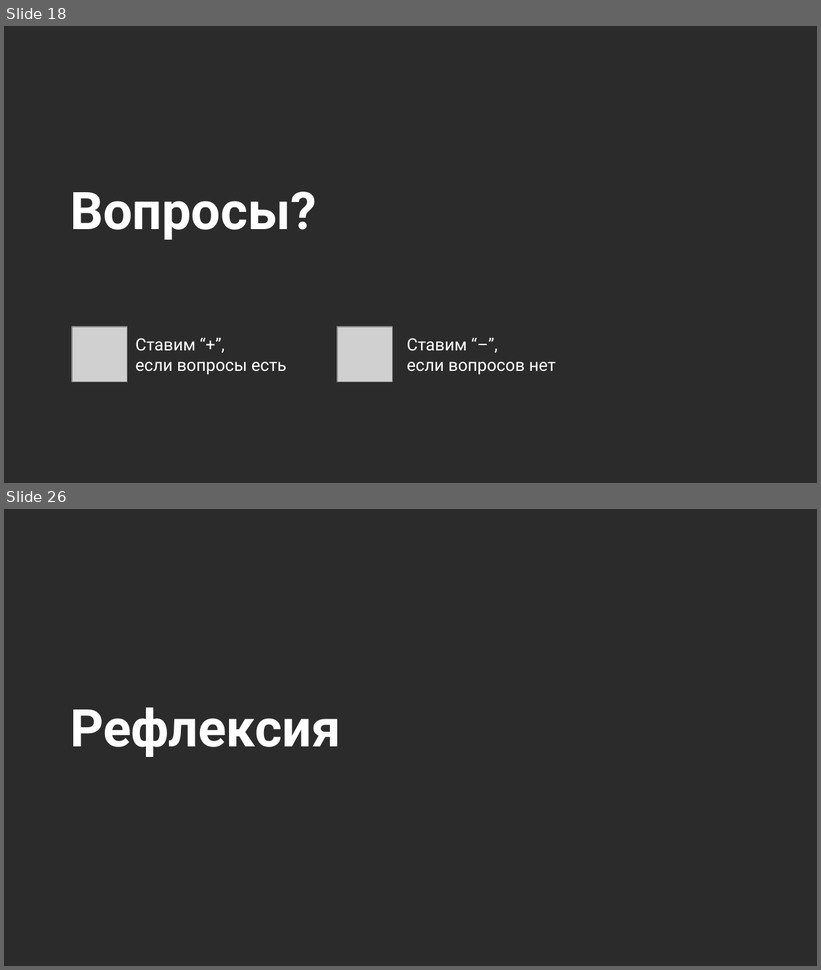
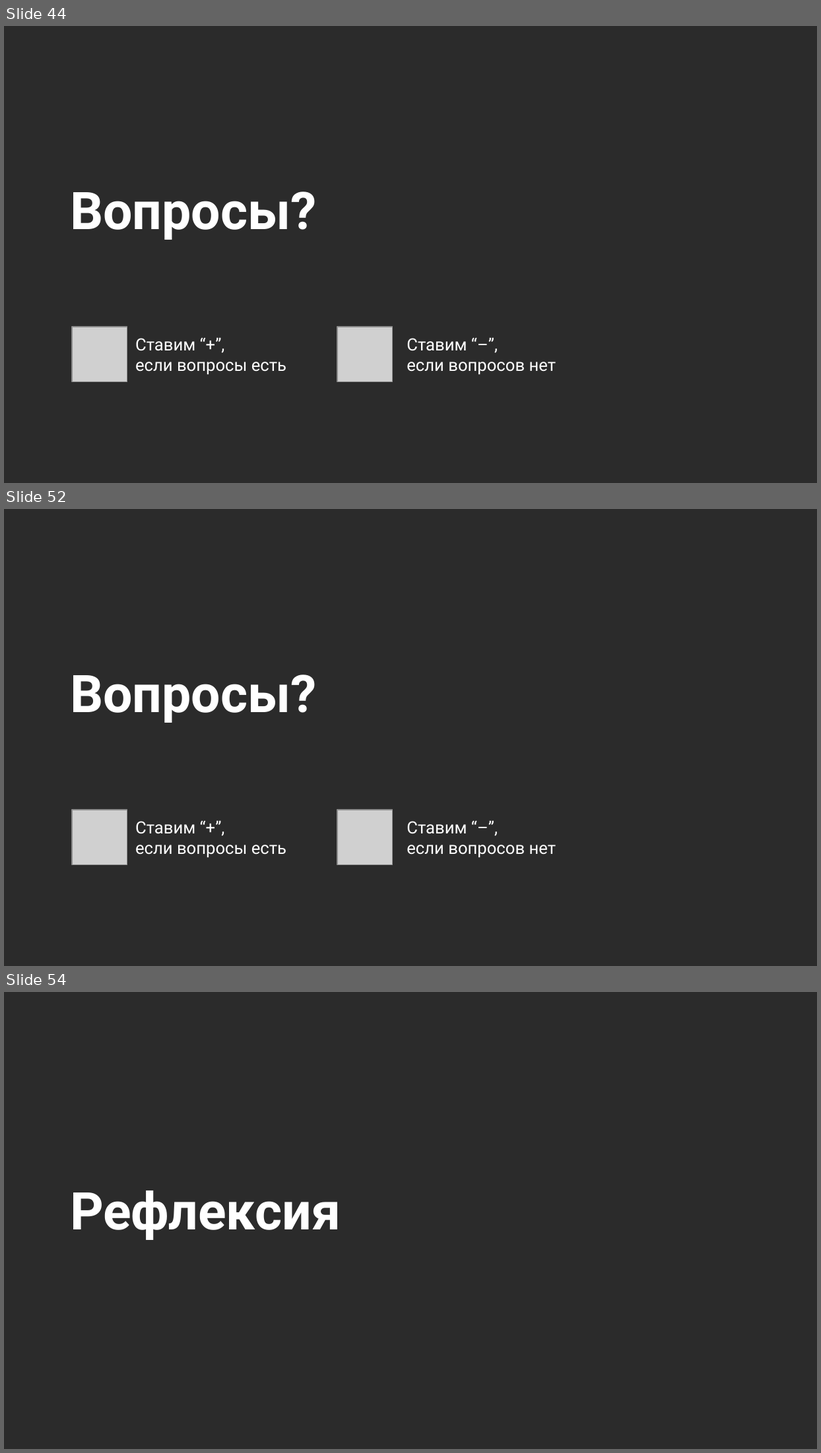
Before and after one commit to Marwolaeth/OTUS_R4DA, a slide deck: teaching/R4DA-EDA4ML.pptx. Shown one above the other, each under a label of ours: slides 18 and 26 before the commit, slides 44, 52 and 54 after it; the slides between them are not shown. The pictures are 821x970 and 821x1453 pixels, drawn with LibreOffice and Linux fonts; fonts in the diff are those of the drawing; grey boxes stand for pictures; background and template pictures are left out; a plain dark background stands for a picture behind light text. Boxes give left, top, right and bottom in pixels: in the first picture for what was removed or moved away, otherwise in the second. Text is boxed around its words. In the diff, an @@ line names an element or a change of style, - is before the commit and + after.

```diff
--- a/teaching/R4DA-EDA4ML.pptx
+++ b/teaching/R4DA-EDA4ML.pptx
@@ slide 52 added at (x1=4, y1=509, x2=817, y2=966), background picture (left out) @@
@@ title added at (x1=70, y1=675, x2=316, y2=723), 46 pt, text #FFFFFF, bold @@
+Вопросы?
@@ picture added at (x1=72, y1=810, x2=127, y2=865) @@
@@ text added at (x1=135, y1=821, x2=286, y2=858), 15 pt, text #FFFFFF @@
+Ставим “+”,
+если вопросы есть
@@ picture added at (x1=337, y1=810, x2=393, y2=865) @@
@@ text added at (x1=407, y1=821, x2=556, y2=858), 15 pt, text #FFFFFF @@
+Ставим “–”,
+если вопросов нет
@@ what was slide 18 is now slide 44 @@
@@ what was slide 26 is now slide 54 @@
```
Also in this commit, not shown: 1 slide changed, 46 other slides added, 29 slides removed, 4 other files.
